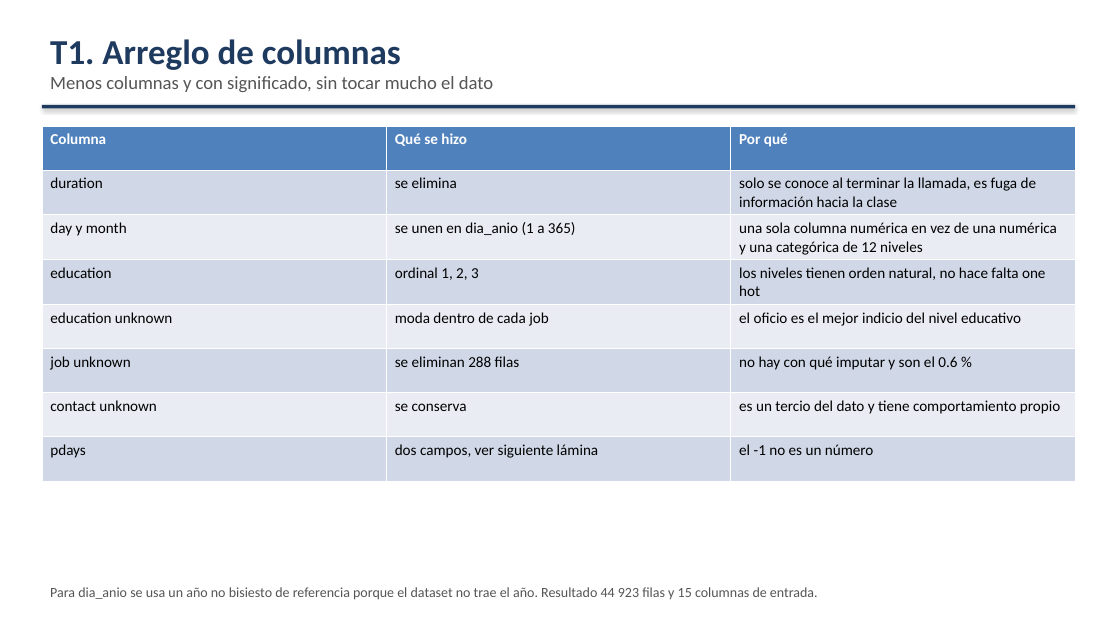
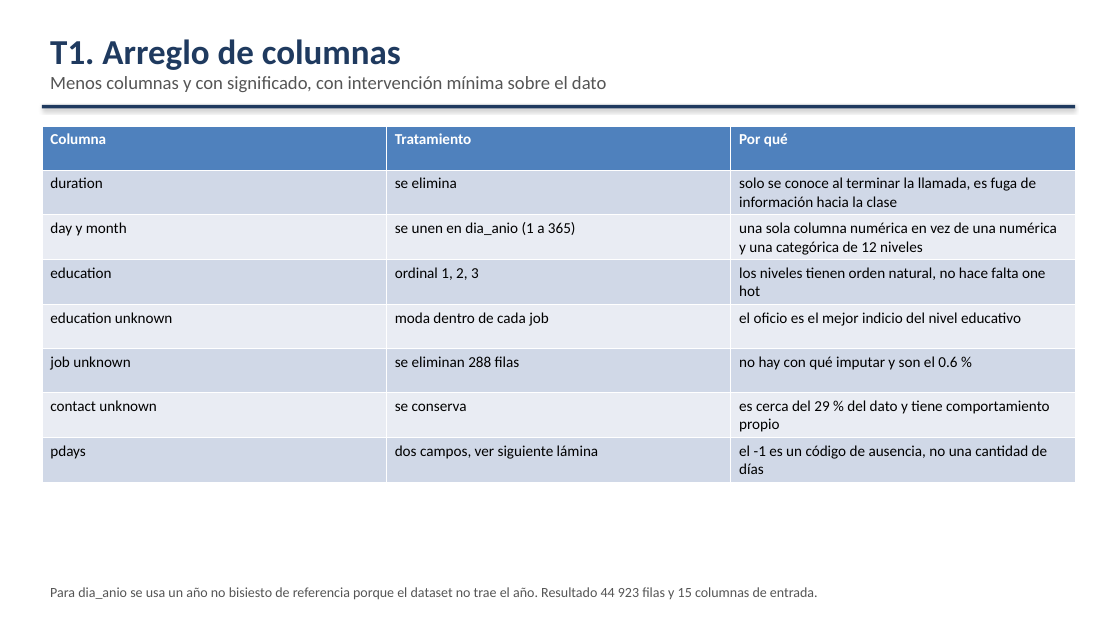
Before and after one commit to Checho019/maestria-inteligencia-computacional, a slide deck: slide 7 of Exposicion Bank/exposicion_bank.pptx. Drawn at 1120x630 pixels with LibreOffice and Linux fonts; fonts in the diff are those of the drawing. Boxes give left, top, right and bottom in pixels: in the first picture for what was removed or moved away, otherwise in the second. Text is boxed around its words. In the diff, an @@ line names an element or a change of style, - is before the commit and + after.

Commit message:
Exposicion Bank: segundo camino de balanceo por sobremuestreo, education ordinal sin escalar y correcciones de la revision

```diff
--- a/Exposicion Bank/exposicion_bank.pptx
+++ b/Exposicion Bank/exposicion_bank.pptx
@@ text at bbox=[50, 76, 606, 92]: text changed @@
-Menos columnas y con significado, sin tocar mucho el dato
+Menos columnas y con significado, con intervención mínima sobre el dato
@@ table at bbox=[42, 126, 1075, 479] @@
-row 1, column 2: Qué se hizo
+row 1, column 2: Tratamiento
-row 7, column 3: es un tercio del dato y tiene comportamiento propio
+row 7, column 3: es cerca del 29 % del dato y tiene comportamiento propio
-row 8, column 3: el -1 no es un número
+row 8, column 3: el -1 es un código de ausencia, no una cantidad de días
```
Also in this commit, not shown: 11 other slides changed, 1 slide added, 12 other files.
